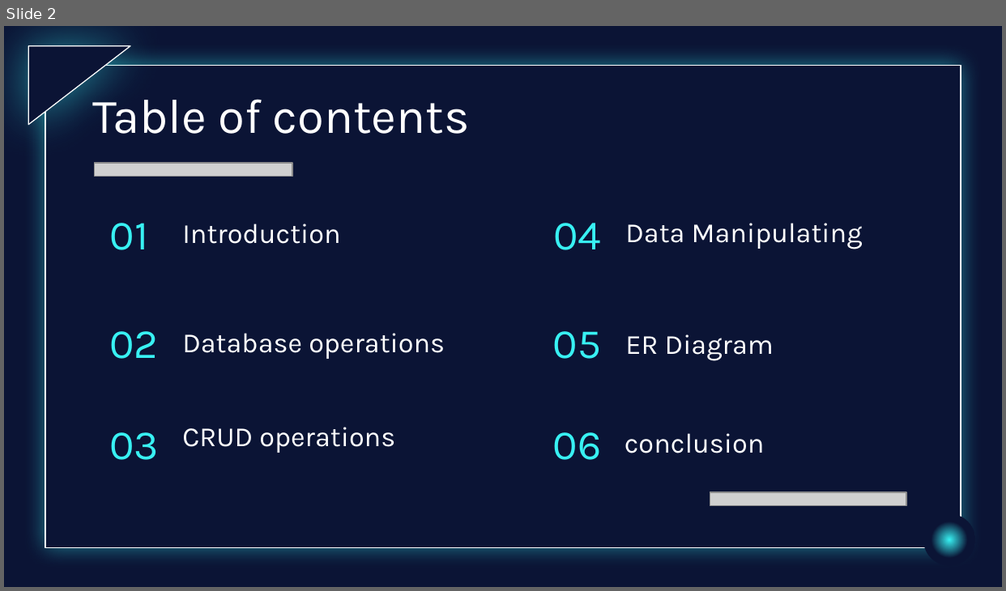
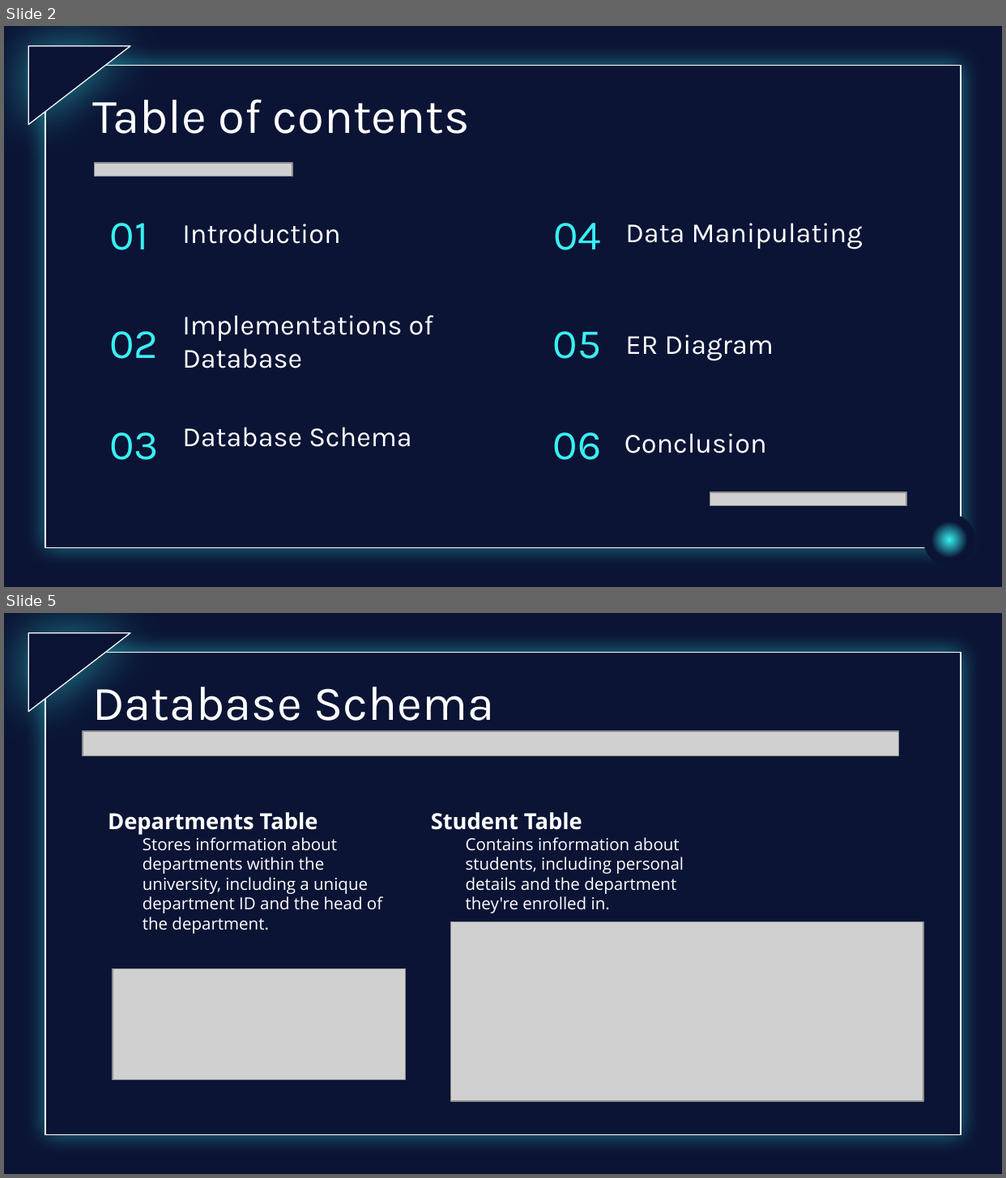
Before and after one commit to UbaidBinWaris/BSCS, a slide deck: BSCS 4B/DB lab/Project/DBMS lab presentation.pptx. Shown one above the other, each under a label of ours: slide 2 before the commit, slides 2 and 5 after it; the slides between them are not shown. The pictures are 1006x591 and 1006x1178 pixels, drawn with LibreOffice and Linux fonts; fonts in the diff are those of the drawing; grey boxes stand for pictures; background and template pictures are left out. Boxes give left, top, right and bottom in pixels: in the first picture for what was removed or moved away, otherwise in the second. Text is boxed around its words. In the diff, an @@ line names an element or a change of style, - is before the commit and + after.

```diff
--- a/BSCS 4B/DB lab/Project/DBMS lab presentation.pptx
+++ b/BSCS 4B/DB lab/Project/DBMS lab presentation.pptx
@@ slide 5 added at [4, 613, 1002, 1174], background picture (left out); not listed: 2 template elements that a slide beside it also shows @@
@@ title added at [92, 687, 494, 731], 35 pt, text #FFFFFF @@
+Database Schema
@@ picture added at [83, 730, 899, 756] @@
@@ text added at [108, 812, 382, 934], 12 pt, text #FFFFFF @@
+Departments Table
+Stores information about departments within the university, including a unique department ID and the head of the department.
@@ text added at [431, 812, 684, 914], 12 pt, text #FFFFFF @@
+Student Table
+Contains information about students, including personal details and the department they're enrolled in.
@@ picture added at [450, 922, 923, 1102] @@
@@ picture added at [113, 969, 406, 1080] @@
@@ slide 2 changed as well @@
@@ subtitle at [182, 315, 433, 369]: text changed @@
-Database operations
+Implementations of Database
@@ subtitle at [182, 427, 411, 447]: text changed @@
-CRUD operations
+Database Schema
@@ subtitle at [624, 433, 767, 454]: text changed @@
-conclusion
+Conclusion
```
Also in this commit, not shown: 3 other slides changed, 11 other slides added, 12 slides removed, 3 other files.
